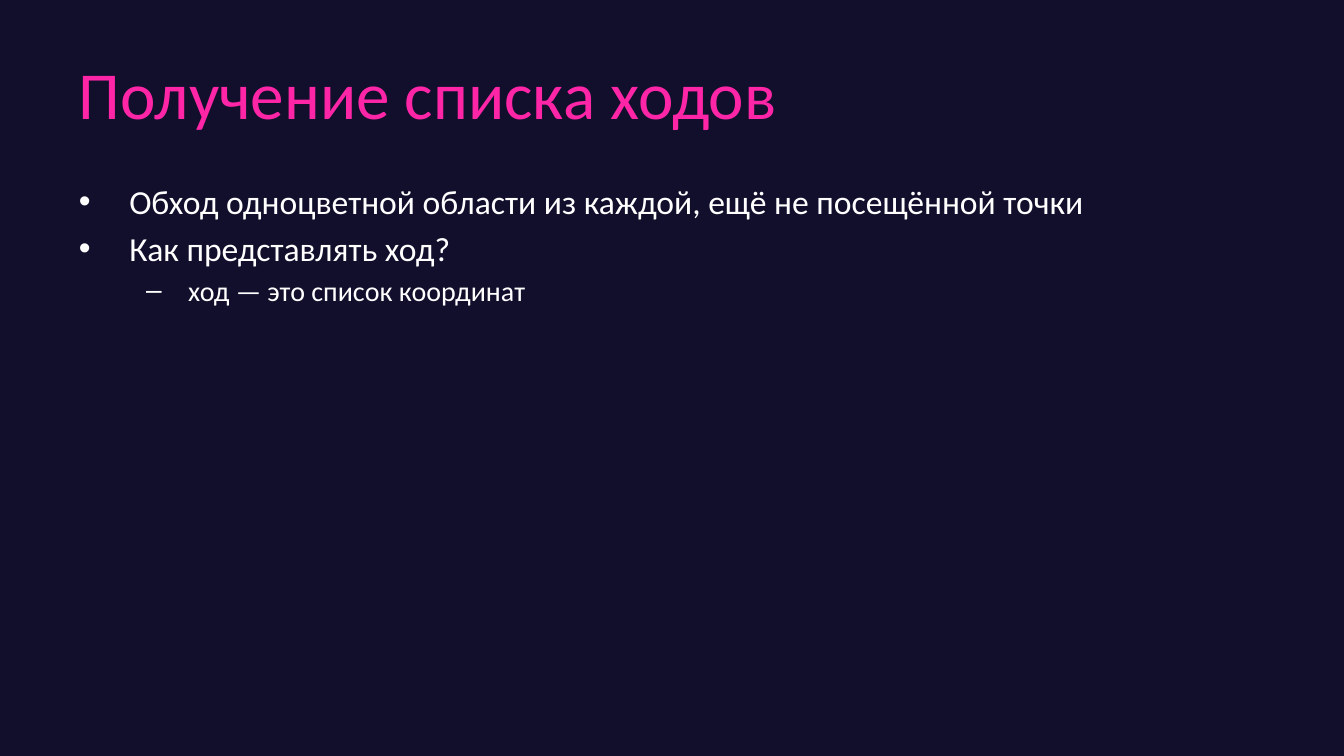
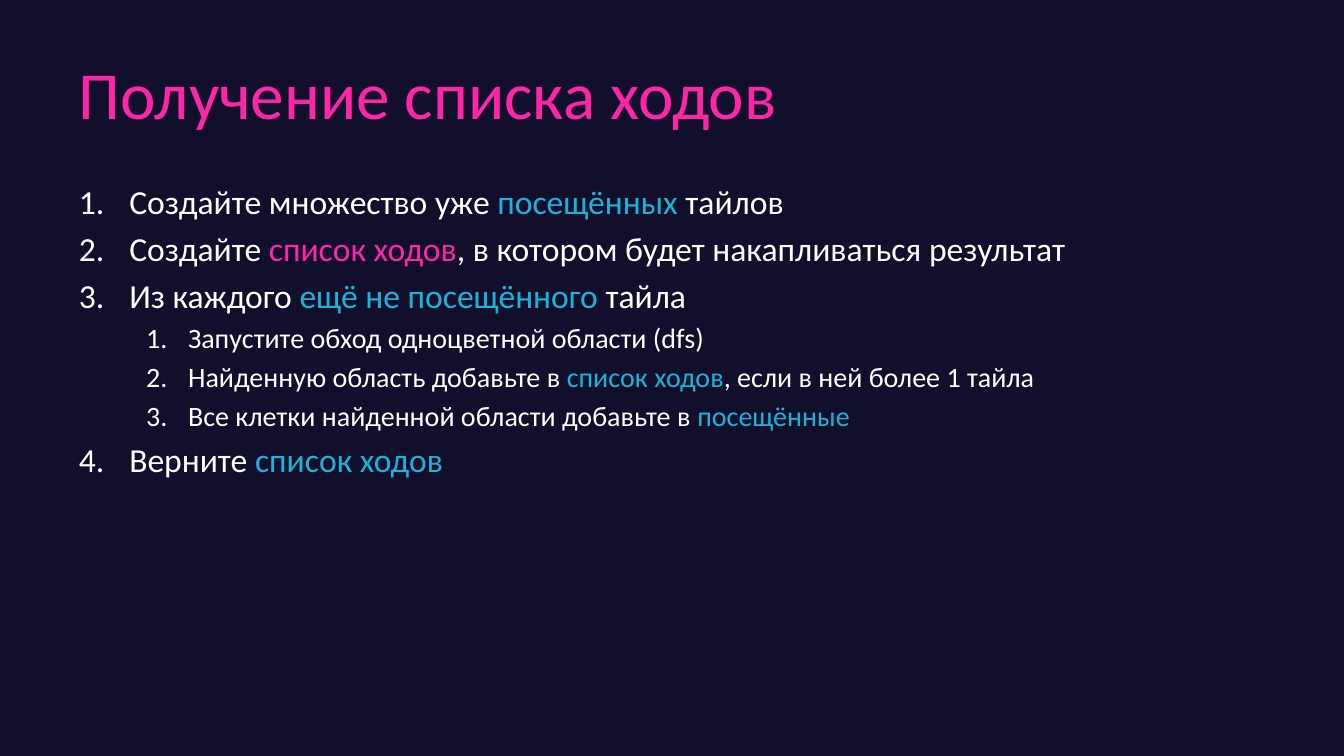
Before and after one commit to game-ai-course/game-ai-school, a slide deck: slide 18 of slides/online_4dx1.5h/day2-greedy.pptx (slide 12 before the commit). Drawn at 1344x756 pixels with LibreOffice and Linux fonts; fonts in the diff are those of the drawing. Boxes give left, top, right and bottom in pixels: in the first picture for what was removed or moved away, otherwise in the second. Text is boxed around its words. In the diff, an @@ line names an element or a change of style, - is before the commit and + after.

```diff
--- a/slides/online_4dx1.5h/day2-greedy.pptx
+++ b/slides/online_4dx1.5h/day2-greedy.pptx
@@ text at [129,191,1065,478]: text changed @@
-• Обход одноцветной области из каждой, ещё не посещённой точки
-• Как представлять ход?
-  – ход — это список координат
+1. Создайте множество уже посещённых тайлов
+2. Создайте список ходов, в котором будет накапливаться результат
+3. Из каждого ещё не посещённого тайла
+  1. Запустите обход одноцветной области (dfs)
+  2. Найденную область добавьте в список ходов, если в ней более 1 тайла
+  3. Все клетки найденной области добавьте в посещённые
+4. Верните список ходов
```
Also in this commit, not shown: 8 other slides changed, 5 slides added, 1 slide removed, 1 other file.
